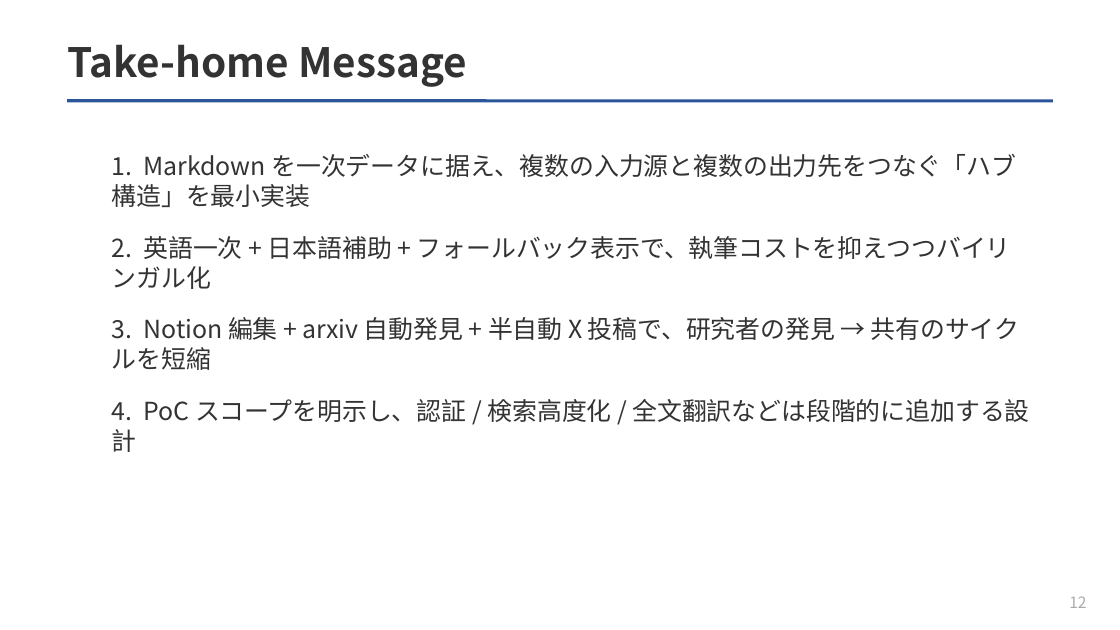
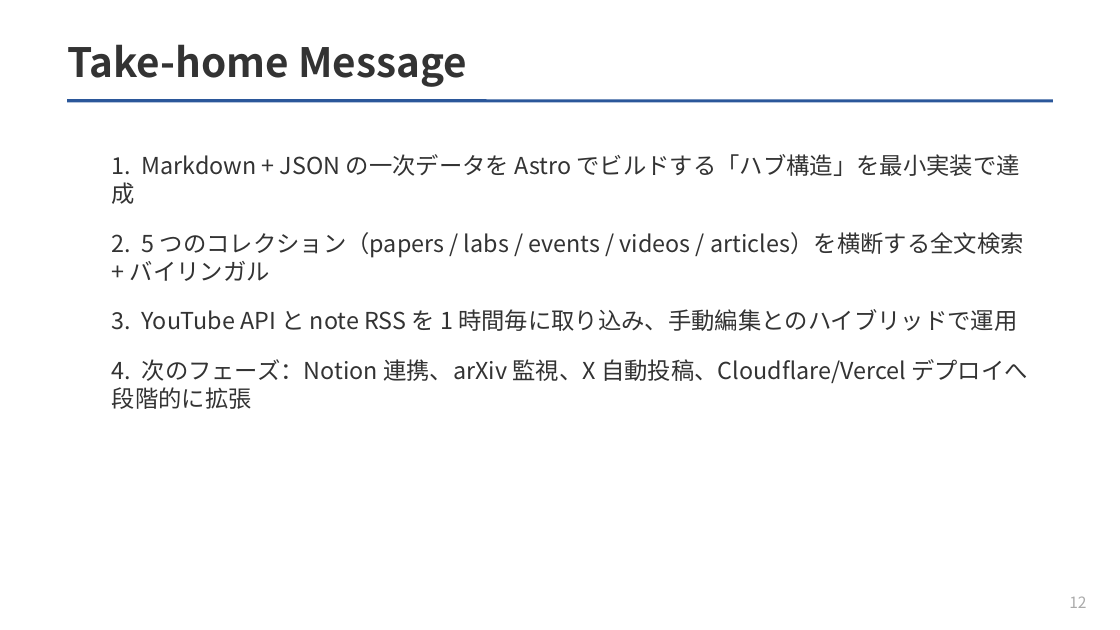
Before and after one commit to Taiyou/cpc-hub, a slide deck: slide 12 of slides/CPC-Hub-構成設計.pptx. Drawn at 1120x630 pixels with LibreOffice and Linux fonts; fonts in the diff are those of the drawing. Boxes give left, top, right and bottom in pixels: in the first picture for what was removed or moved away, otherwise in the second. Text is boxed around its words. In the diff, an @@ line names an element or a change of style, - is before the commit and + after.

```diff
--- a/slides/CPC-Hub-構成設計.pptx
+++ b/slides/CPC-Hub-構成設計.pptx
@@ text at <box>112,154,1028,409</box>: text changed; size 16 to 15 pt @@
-1. Markdown を一次データに据え、複数の入力源と複数の出力先をつなぐ「ハブ構造」を最小実装
-2. 英語一次 + 日本語補助 + フォールバック表示で、執筆コストを抑えつつバイリンガル化
-3. Notion 編集 + arxiv 自動発見 + 半自動 X 投稿で、研究者の発見 → 共有のサイクルを短縮
-4. PoC スコープを明示し、認証 / 検索高度化 / 全文翻訳などは段階的に追加する設計
+1. Markdown + JSON の一次データを Astro でビルドする「ハブ構造」を最小実装で達成
+2. 5 つのコレクション（papers / labs / events / videos / articles）を横断する全文検索 + バイリンガル
+3. YouTube API と note RSS を 1 時間毎に取り込み、手動編集とのハイブリッドで運用
+4. 次のフェーズ：Notion 連携、arXiv 監視、X 自動投稿、Cloudflare/Vercel デプロイへ段階的に拡張
```
Also in this commit, not shown: 12 other slides changed, 4 other files.
